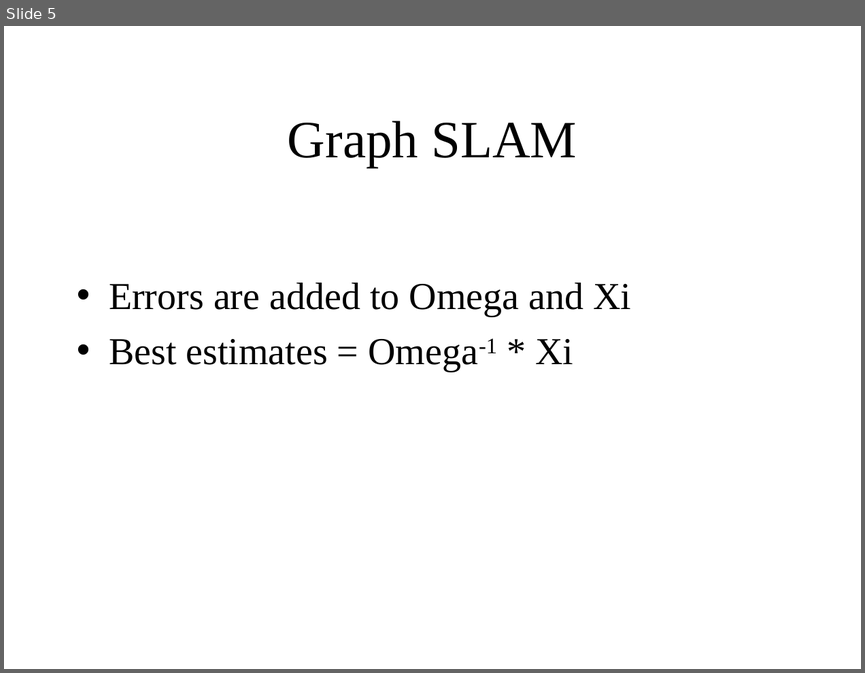
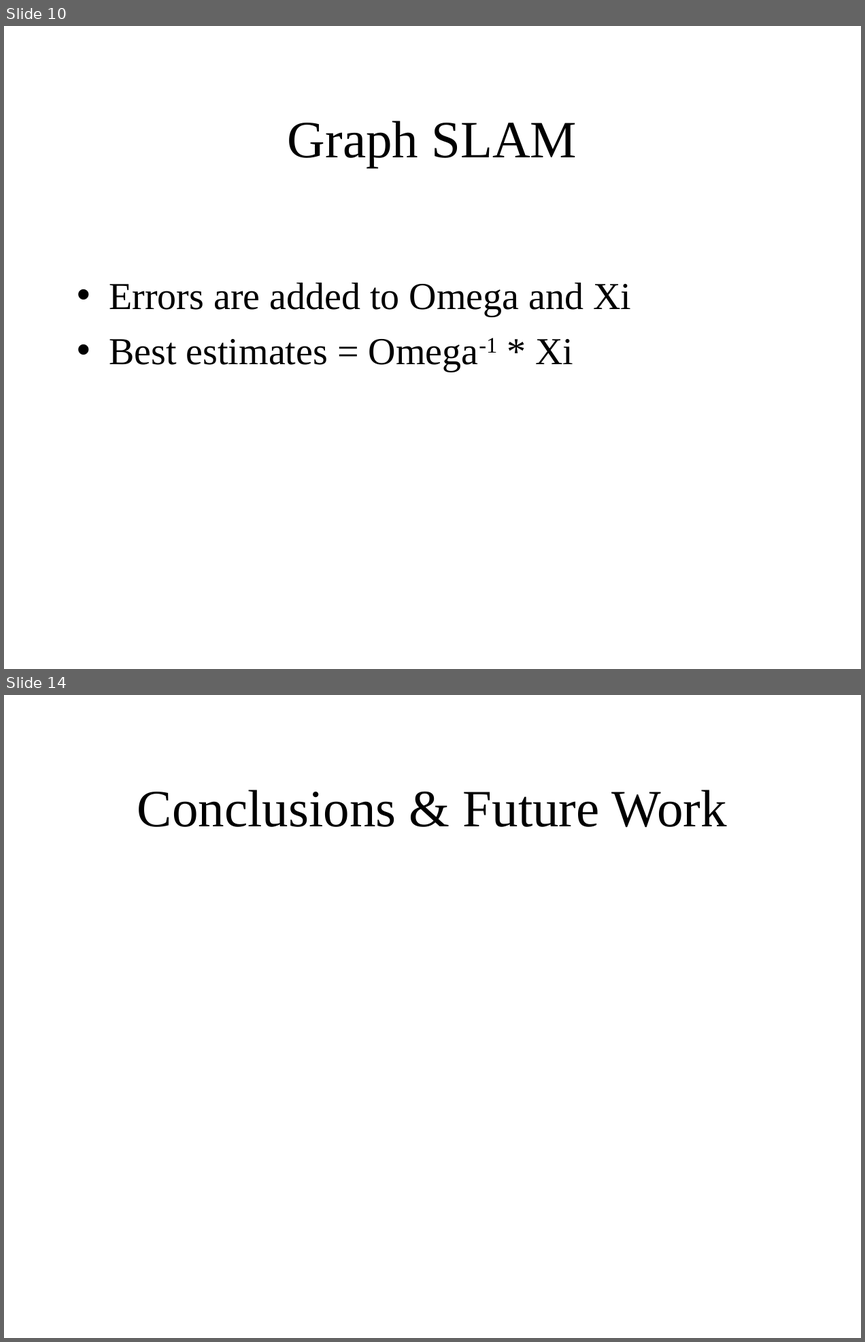
Before and after one commit to HerkyJerky/NAO-ALPHA-AS-FUCK-ROBOTS, a slide deck: Presentation Parts/EKF SLAM part.ppt. Shown one above the other, each under a label of ours: slide 5 before the commit, slides 10 and 14 after it; the slides between them are not shown. The pictures are 865x673 and 865x1342 pixels, drawn with LibreOffice and Linux fonts; fonts in the diff are those of the drawing. Boxes give left, top, right and bottom in pixels: in the first picture for what was removed or moved away, otherwise in the second. Text is boxed around its words. In the diff, an @@ line names an element or a change of style, - is before the commit and + after.

```diff
--- a/Presentation Parts/EKF SLAM part.ppt
+++ b/Presentation Parts/EKF SLAM part.ppt
@@ slide 14 added at [4,695,861,1338], background #FFFFFF @@
@@ title added at [137,790,727,828], 44 pt, text #000000 @@
+Conclusions & Future Work
@@ what was slide 5 is now slide 10 @@
```
Also in this commit, not shown: 2 slides changed, 5 other slides added, 1 slide removed.
